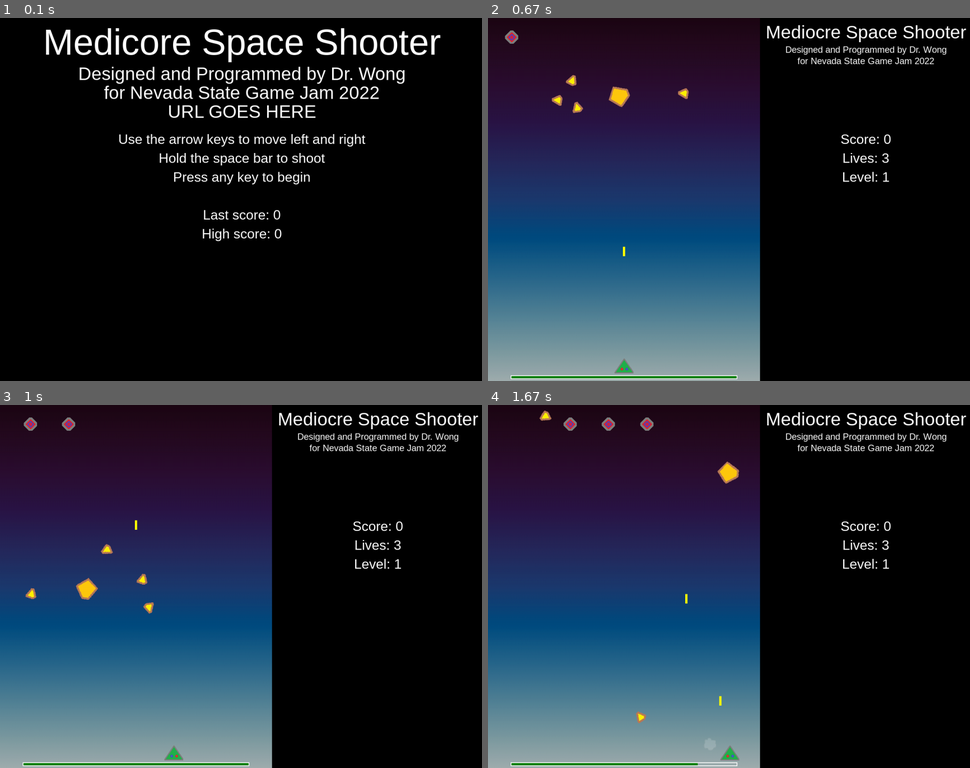
Above: before the commit, frames 1-4 (two rows, left to right).
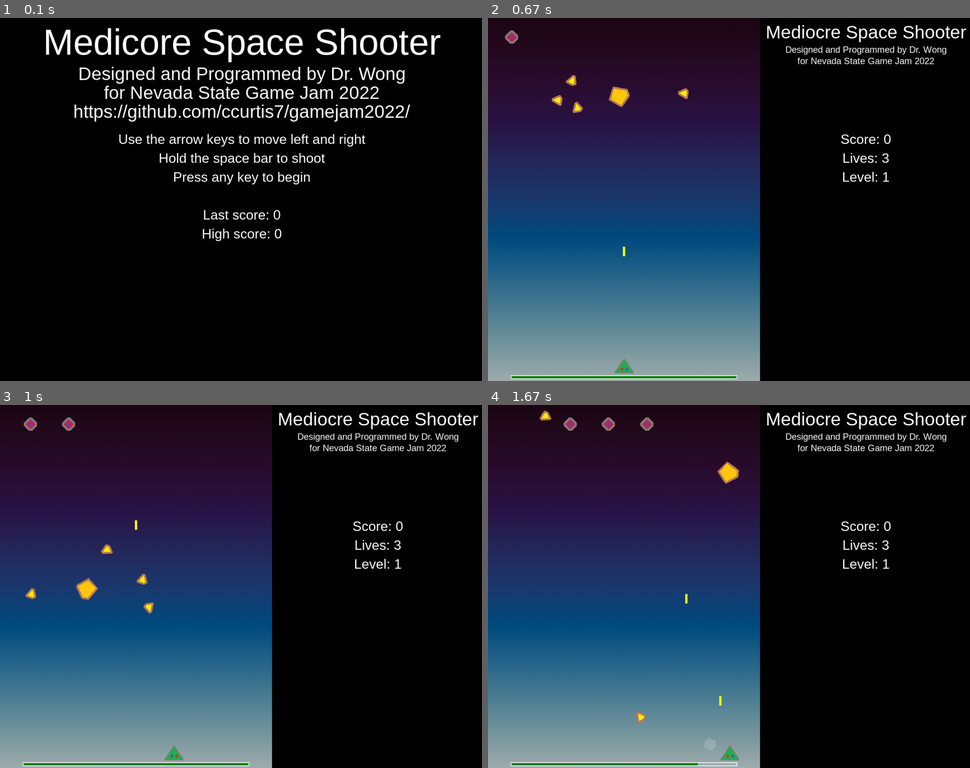
Above: after the commit, the same moments.

Repository: ccurtis7/gamejam2022
Game: pygame game, started from v13MovingProbes/MovingProbe.py
Two runs of this game, one before a commit and one after it. Both use one fixed random seed, a clock stepped at 60 frames per second and the inputs below.
Inputs:
- Up to frame 1 (0.1 s): no input
- Up to frame 2 (0.67 s): tap Space at 0.33 s
- Up to frame 3 (1 s): hold Right from 0.67 s (still down)
- Up to frame 4 (1.67 s): release Right at 1.13 s; hold Right 1.17-1.63 s; tap Space at 1.23, 1.53 s

The runs differ from the first frame. In frame 1, 1.3% of the frame differs, in the area x 15-86%, y 23-29%; in frame 2, nothing differs; in frame 3, nothing differs; in frame 4, nothing differs.

Commit message:
Added in correct URL for source code

Diff:
--- a/v12AttractMode/display.py
+++ b/v12AttractMode/display.py
@@ -78,7 +78,7 @@
     draw_text(screen, "Mediocre Space Shooter", 96, consts.WINDOW_WIDTH / 2, 10)
     draw_text(screen, "Designed and Programmed by Dr. Wong", 48, consts.WINDOW_WIDTH / 2, 120)
     draw_text(screen, "for Nevada State Game Jam 2022", 48, consts.WINDOW_WIDTH / 2, 170)
-    draw_text(screen, "URL GOES HERE", 48, consts.WINDOW_WIDTH / 2, 220)
+    draw_text(screen, "https://github.com/ccurtis7/gamejam2022/", 48, consts.WINDOW_WIDTH / 2, 220)
 
     draw_text(screen, "Use the arrow keys to move left and right", 36, consts.WINDOW_WIDTH / 2, 300)
     draw_text(screen, "Hold the space bar to shoot", 36, consts.WINDOW_WIDTH / 2, 350)
--- a/v13MovingProbes/display.py
+++ b/v13MovingProbes/display.py
@@ -79,7 +79,7 @@
     draw_text(screen, "Medicore Space Shooter", 96, consts.WINDOW_WIDTH / 2, 10)
     draw_text(screen, "Designed and Programmed by Dr. Wong", 48, consts.WINDOW_WIDTH / 2, 120)
     draw_text(screen, "for Nevada State Game Jam 2022", 48, consts.WINDOW_WIDTH / 2, 170)
-    draw_text(screen, "URL GOES HERE", 48, consts.WINDOW_WIDTH / 2, 220)
+    draw_text(screen, "https://github.com/ccurtis7/gamejam2022/", 48, consts.WINDOW_WIDTH / 2, 220)
 
     draw_text(screen, "Use the arrow keys to move left and right", 36, consts.WINDOW_WIDTH / 2, 300)
     draw_text(screen, "Hold the space bar to shoot", 36, consts.WINDOW_WIDTH / 2, 350)
--- a/v14FiringProbes/display.py
+++ b/v14FiringProbes/display.py
@@ -79,7 +79,7 @@
     draw_text(screen, "Medicore Space Shooter", 96, consts.WINDOW_WIDTH / 2, 10)
     draw_text(screen, "Designed and Programmed by Dr. Wong", 48, consts.WINDOW_WIDTH / 2, 120)
     draw_text(screen, "for Nevada State Game Jam 2022", 48, consts.WINDOW_WIDTH / 2, 170)
-    draw_text(screen, "URL GOES HERE", 48, consts.WINDOW_WIDTH / 2, 220)
+    draw_text(screen, "https://github.com/ccurtis7/gamejam2022/", 48, consts.WINDOW_WIDTH / 2, 220)
 
     draw_text(screen, "Use the arrow keys to move left and right", 36, consts.WINDOW_WIDTH / 2, 300)
     draw_text(screen, "Hold the space bar to shoot", 36, consts.WINDOW_WIDTH / 2, 350)
--- a/v15GameforArtists/display.py
+++ b/v15GameforArtists/display.py
@@ -79,7 +79,7 @@
     draw_text(screen, "Medicore Space Shooter", 96, consts.WINDOW_WIDTH / 2, 10)
     draw_text(screen, "Designed and Programmed by Dr. Wong", 48, consts.WINDOW_WIDTH / 2, 120)
     draw_text(screen, "for Nevada State Game Jam 2022", 48, consts.WINDOW_WIDTH / 2, 170)
-    draw_text(screen, "URL GOES HERE", 48, consts.WINDOW_WIDTH / 2, 220)
+    draw_text(screen, "https://github.com/ccurtis7/gamejam2022/", 48, consts.WINDOW_WIDTH / 2, 220)
 
     draw_text(screen, "Use the arrow keys to move left and right", 36, consts.WINDOW_WIDTH / 2, 300)
     draw_text(screen, "Hold the space bar to shoot", 36, consts.WINDOW_WIDTH / 2, 350)
